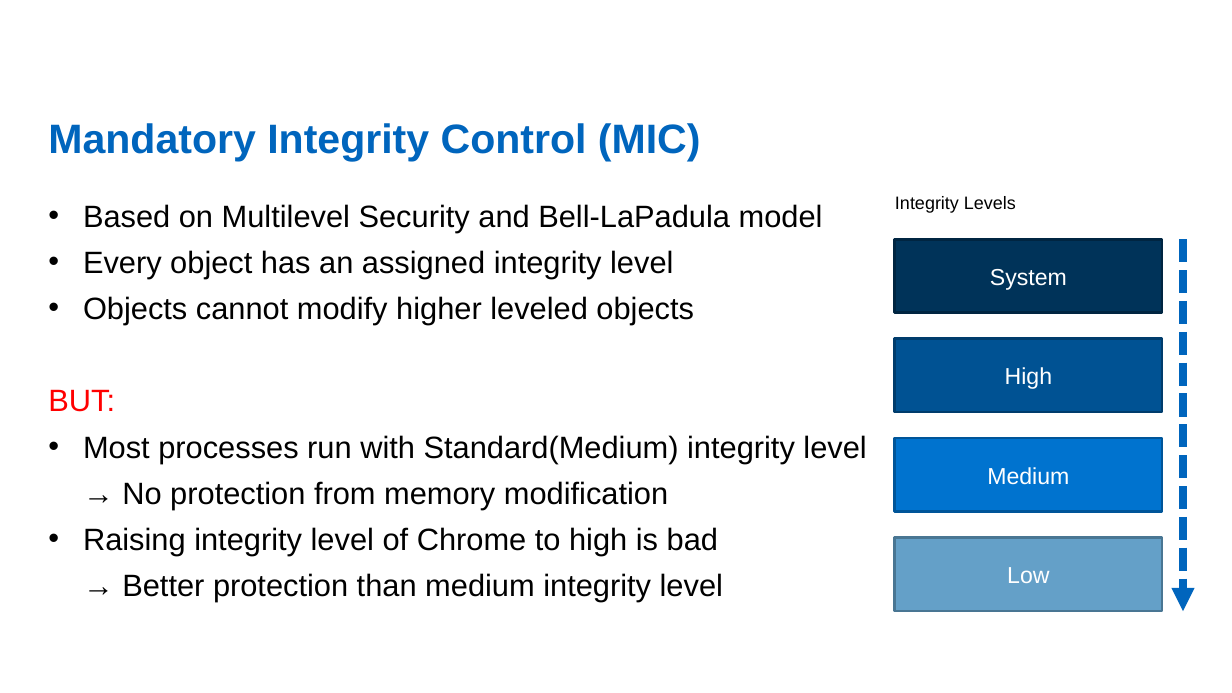
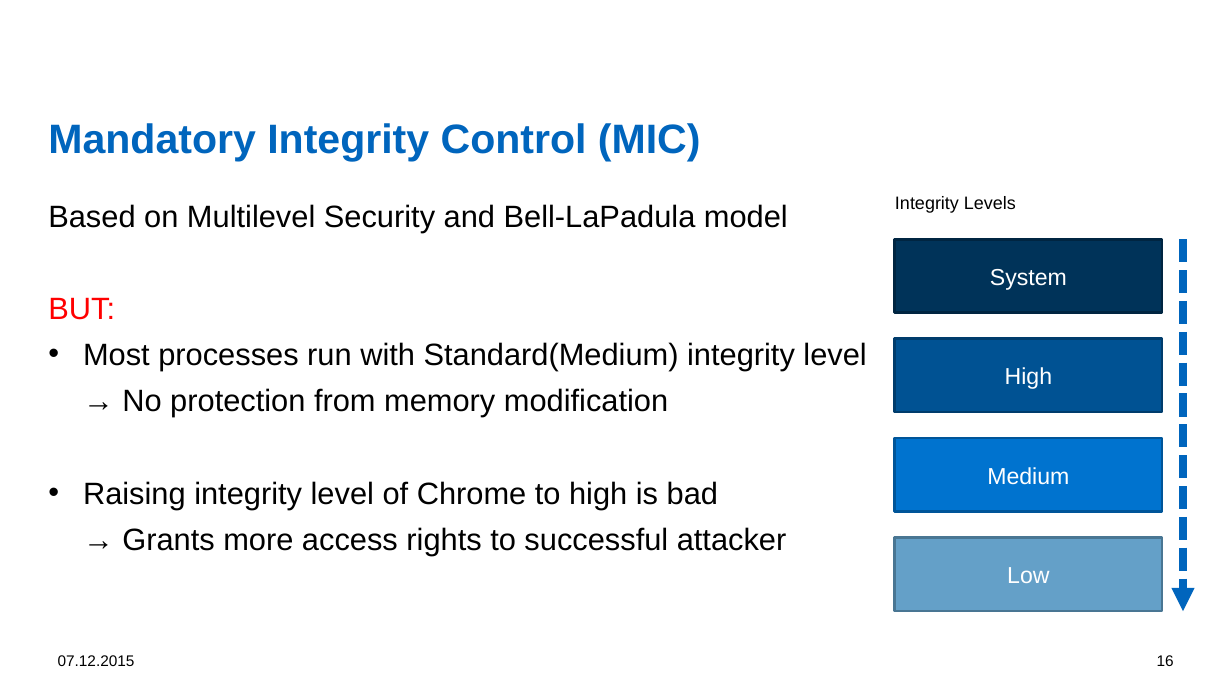
Before and after one commit to dennisfischer/bachelors-thesis, a slide deck: slide 16 of Presentations/Overview of illegal memory modifications - Attacks and Defenses.pptx. Drawn at 1232x693 pixels with LibreOffice and Linux fonts; fonts in the diff are those of the drawing; background and template pictures are left out. Boxes give left, top, right and bottom in pixels: in the first picture for what was removed or moved away, otherwise in the second. Text is boxed around its words. In the diff, an @@ line names an element or a change of style, - is before the commit and + after.

```diff
--- a/Presentations/Overview of illegal memory modifications - Attacks and Defenses.pptx
+++ b/Presentations/Overview of illegal memory modifications - Attacks and Defenses.pptx
@@ text at (48,204,788,232): bullet • to none @@
@@ text at (83,250,694,325): paragraphs removed @@
-• Every object has an assigned integrity level
-• Objects cannot modify higher leveled objects
@@ text at (83,481,787,556): text changed @@
-• Raising integrity level of Chrome to high is bad
-  → Better protection than medium integrity level
+• Raising integrity level of Chrome to high is bad
+  → Grants more access rights to successful attacker
@@ text added at (58,655,135,666), 12 pt, text #000000 @@
+07.12.2015
@@ page number added at (1157,655,1174,666), 12 pt, text #000000 @@
+16
```
Also in this commit, not shown: 10 other slides changed, 7 slides added, 8 slides removed, 15 other files.
